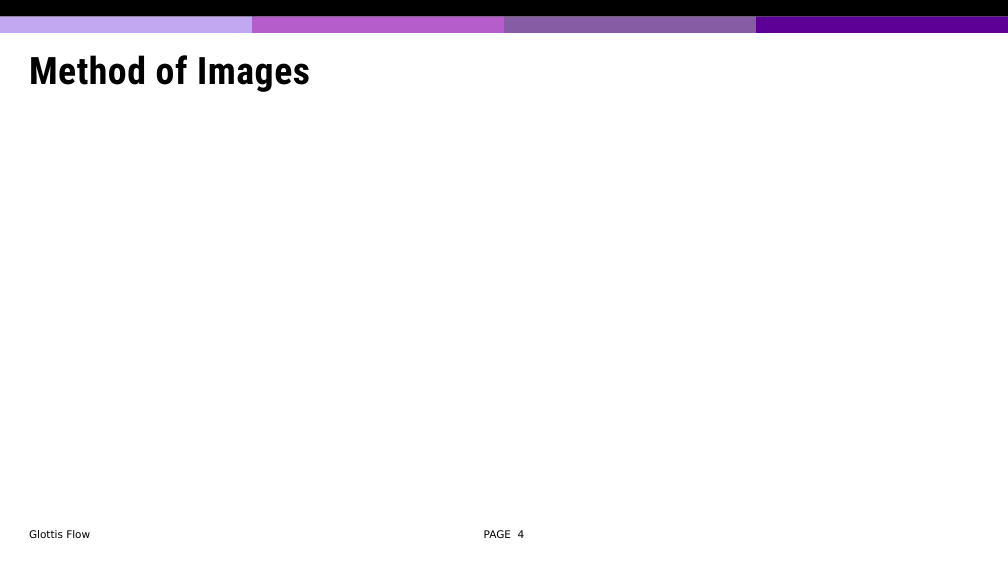
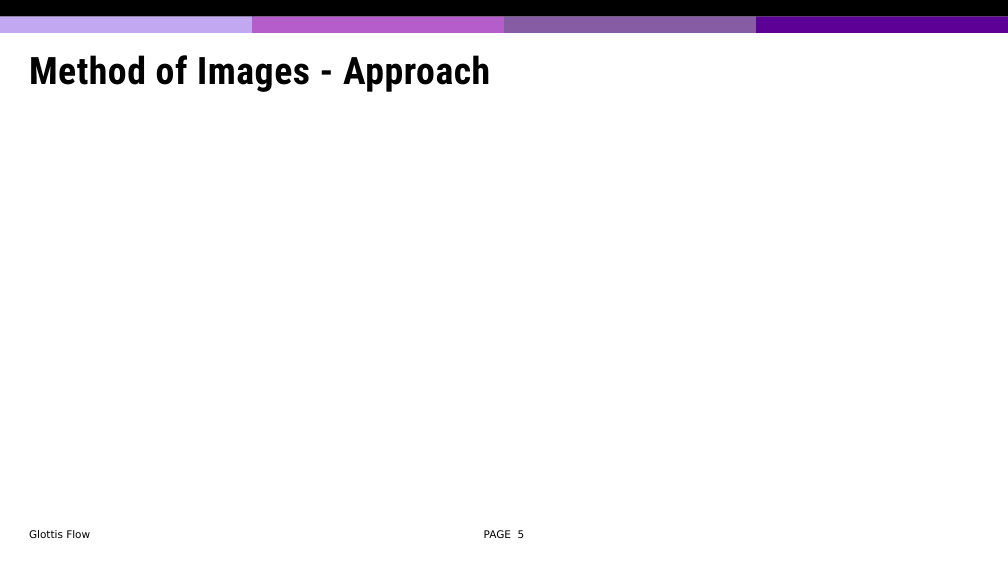
Before and after one commit to jiangdizhu/ME662-Project, a slide deck: slide 5 of ME662_Project_Presentation_JD.pptx (slide 4 before the commit). Drawn at 1008x567 pixels with LibreOffice and Linux fonts; fonts in the diff are those of the drawing; grey boxes stand for pictures; background and template pictures are left out. Boxes give left, top, right and bottom in pixels: in the first picture for what was removed or moved away, otherwise in the second. Text is boxed around its words. In the diff, an @@ line names an element or a change of style, - is before the commit and + after.

```diff
--- a/ME662_Project_Presentation_JD.pptx
+++ b/ME662_Project_Presentation_JD.pptx
@@ title at (x1=29, y1=55, x2=490, y2=92): text changed @@
-Method of Images
+Method of Images - Approach
@@ page number at (x1=484, y1=530, x2=525, y2=538): text changed @@
-PAGE 4
+PAGE 5
```
Also in this commit, not shown: 5 other slides changed, 3 slides added, 6 other files.
